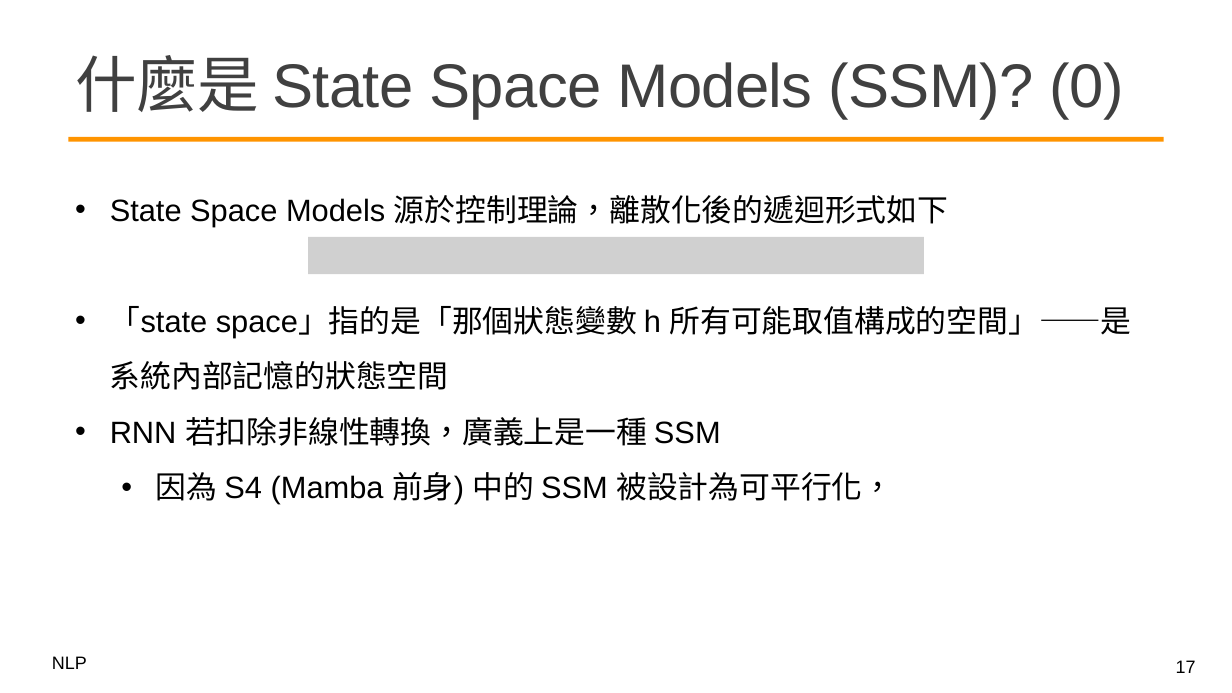
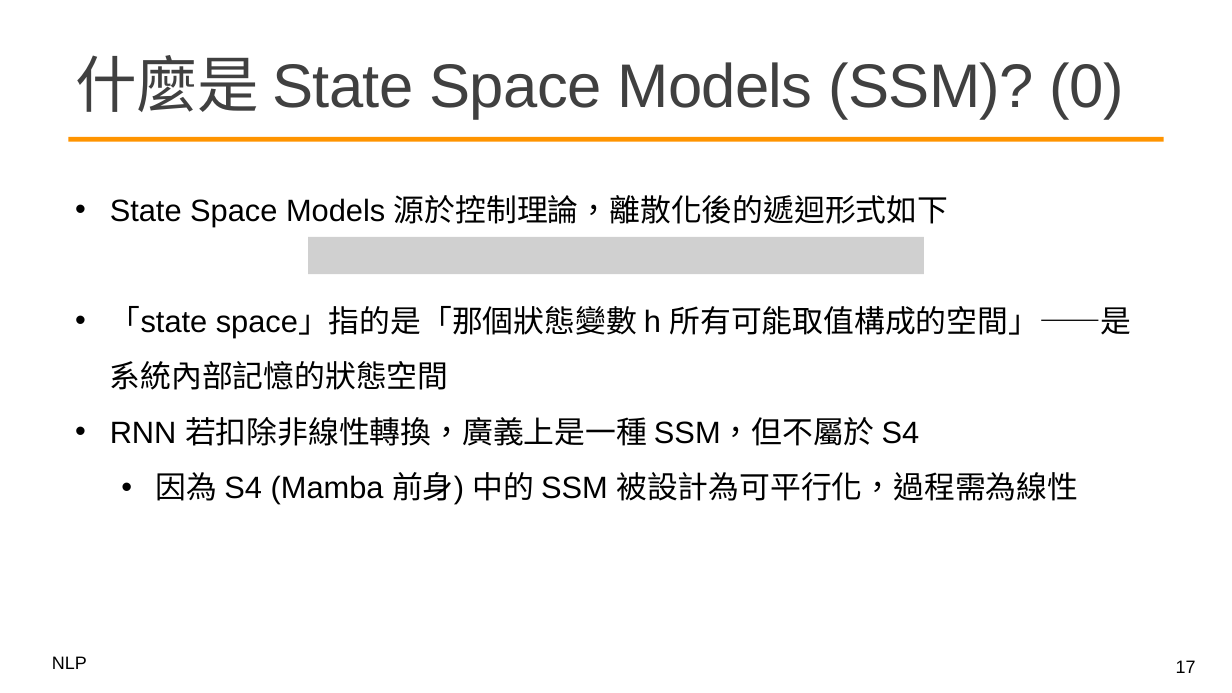
Before and after one commit to mcps5601/CGUNLP_2026_Spring, a slide deck: slide 17 of slides/w14_mamba_0525.pptx. Drawn at 1232x693 pixels with LibreOffice and Linux fonts; fonts in the diff are those of the drawing; grey boxes stand for pictures; background and template pictures are left out. Boxes give left, top, right and bottom in pixels: in the first picture for what was removed or moved away, otherwise in the second. Text is boxed around its words. In the diff, an @@ line names an element or a change of style, - is before the commit and + after.

```diff
--- a/slides/w14_mamba_0525.pptx
+++ b/slides/w14_mamba_0525.pptx
@@ text at [110,417,1078,505]: text changed @@
-• RNN 若扣除非線性轉換，廣義上是一種 SSM
-  • 因為 S4 (Mamba 前身) 中的 SSM 被設計為可平行化，
+• RNN 若扣除非線性轉換，廣義上是一種 SSM，但不屬於 S4
+  • 因為 S4 (Mamba 前身) 中的 SSM 被設計為可平行化，過程需為線性
```
Also in this commit, not shown: 4 other slides changed, 1 other file.
